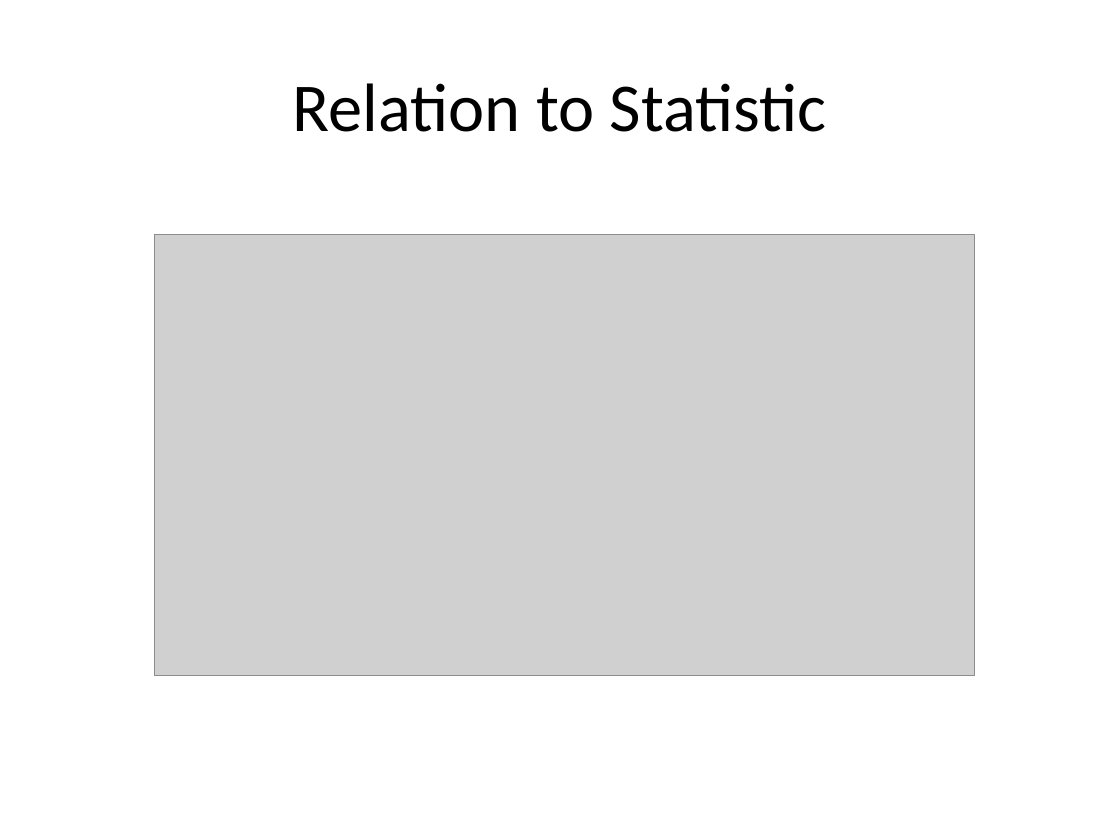
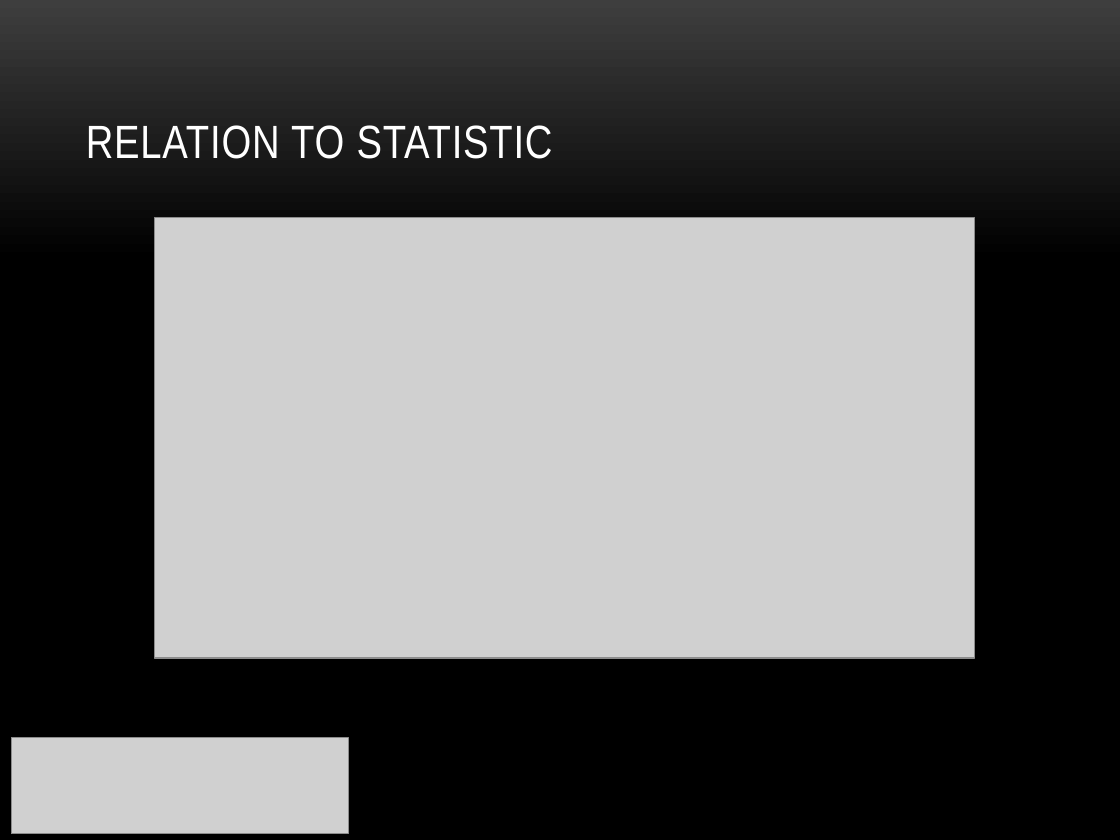
Before and after one commit to markus0708/Workshop_Python_-_ML, a slide deck: slide 16 of Part II Supervised_Learning/Introduction to Machine Learning.pptx. Drawn at 1120x840 pixels with LibreOffice and Linux fonts; fonts in the diff are those of the drawing; grey boxes stand for pictures; background and template pictures are left out. Boxes give left, top, right and bottom in pixels: in the first picture for what was removed or moved away, otherwise in the second. Text is boxed around its words. In the diff, an @@ line names an element or a change of style, - is before the commit and + after.

```diff
--- a/Part II Supervised_Learning/Introduction to Machine Learning.pptx
+++ b/Part II Supervised_Learning/Introduction to Machine Learning.pptx
@@ background #FFFFFF to picture (left out) @@
@@ title "RELATION TO STATISTIC" at box(86, 125, 553, 159): vertical alignment middle to bottom @@
@@ title at box(86, 125, 553, 159): text changed; size 44 to 30 pt; font Calibri to Arial Narrow; text colour #000000 to #FFFFFF @@
-Relation to Statistic
+RELATION TO STATISTIC
@@ picture: place and size @@
-picture at box(155, 235, 974, 676)
+picture at box(155, 217, 974, 659)
@@ picture added at box(11, 737, 348, 833) @@
```
Also in this commit, not shown: 18 other slides changed, 5 slides added, 5 slides removed, 2 other files.
